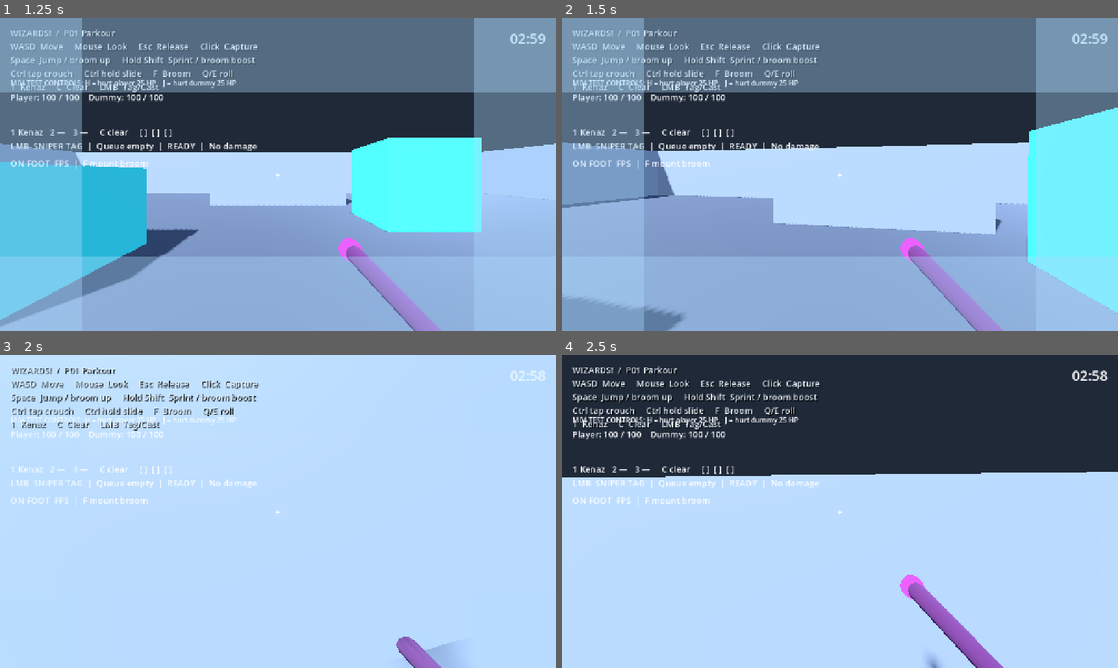
Above: before the commit, frames 1-4 (two rows, left to right).
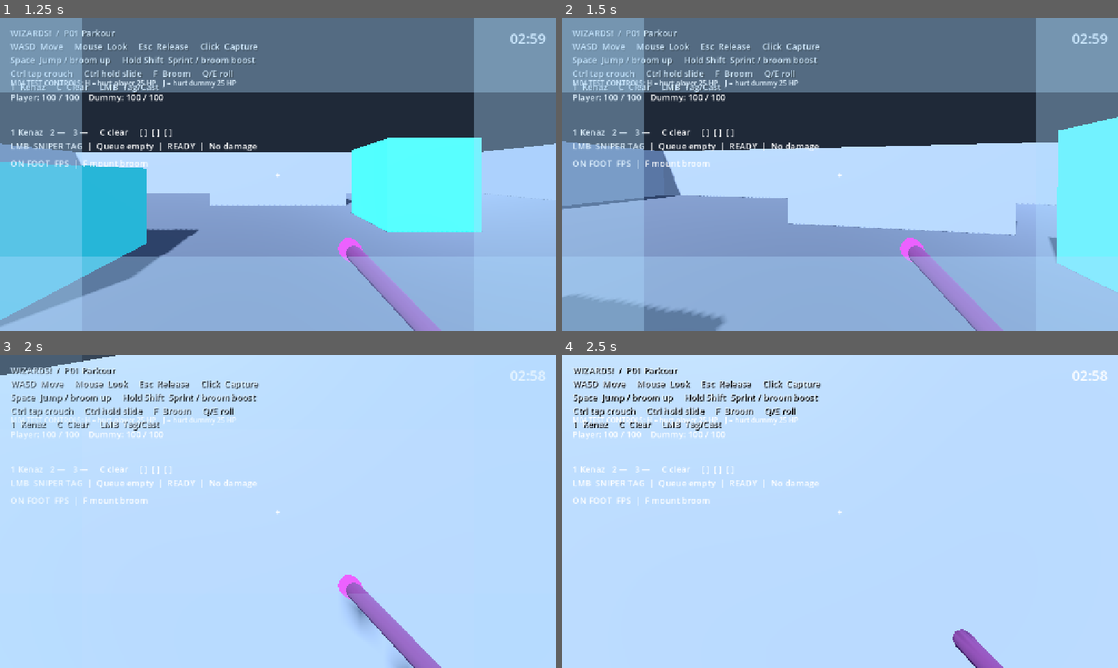
Above: after the commit, the same moments.

Repository: Addersoft/MAGICIDE-
Game: Godot game, scene res://scenes/boot/main.tscn
Two runs of this game, one before a commit and one after it. Both use one fixed random seed, a clock stepped at 60 frames per second and the inputs below.
Inputs (mouse positions are in pixels of both pictures, inside the frame that each line leads up to):
- Up to frame 1 (1.25 s): tap Enter at 0.5 s; move the mouse to (305, 174) at 0.52 s; hold W (move_forward) from 0.53 s (still down); hold Shift (sprint) from 0.53 s (still down); click (305, 174) at 0.67 s; tap Space (jump) at 0.77, 0.8, 1.07 s
- Up to frame 2 (1.5 s): keep holding W (move_forward); move the mouse to (812, 174) at 1.27 s; release Shift (sprint) at 1.28 s; tap Space (jump) at 1.35 s
- Up to frame 3 (2 s): keep holding W (move_forward); tap Space (jump) at 1.52, 1.82 s; tap Shift (sprint) at 1.55 s
- Up to frame 4 (2.5 s): keep holding W (move_forward); move the mouse to (851, 505) at 2.02 s; hold Ctrl (crouch_modifier) from 2.03 s (still down); tap Space (jump) at 2.3 s

Frame 1 is identical in both runs. In frame 2, 4.9% of the frame differs, in the area x 0-100%, y 28-100%; in frame 3, 2.1%; in frame 4, 38%, in the area x 0-100%, y 0-100%.

Commit message:
Parkour motor: Q/E lateral only, no cam barrel-roll; sprint-jump floor check

Diff:
--- a/scripts/movement/parkour_motor.gd
+++ b/scripts/movement/parkour_motor.gd
@@ -1,11 +1,11 @@
 extends Node
-## Priority: Jump (sprint/slide) > Roll (Q/E) > Slide > Ledge > Ground/Air.
+## Priority: Jump (sprint/slide) > Roll (Q/E lateral dodge) > Slide > Ledge > Ground/Air.
 @export_range(9.0, 30.0) var speed_cap: float = 24.0
 @export_range(35.0, 150.0) var ground_acceleration: float = 95.0
 @export_range(1.0, 34.0) var ground_braking: float = 28.0
 @export_range(1.0, 40.0) var air_acceleration: float = 22.0
 @export_range(0.1, 10.0) var slide_friction: float = 1.8
-@export_range(0.15, 0.6) var roll_duration: float = 0.42
+@export_range(0.15, 0.6) var roll_duration: float = 0.35
 @export_range(8.0, 22.0) var roll_speed: float = 16.0
 @export_range(0.3, 3.0) var roll_cooldown_time: float = 0.55
 
@@ -200,7 +200,7 @@
 	var wall_valid: bool = not wall.is_empty() and (wall_lock <= 0.0 or wall.normal.dot(_last_wall) < 0.5)
 
 	var jumped: bool = false
-	var can_floor_jump: bool = jump_buffer > 0.0 and (grounded or coyote > 0.0)
+	var can_floor_jump: bool = jump_buffer > 0.0 and (on_floor or coyote > 0.0 or actor.is_on_floor())
 	if can_floor_jump:
 		var was_sliding: bool = slide_time > 0.0 or actor.posture.sliding
 		vy = actor.jump_speed
@@ -219,12 +219,8 @@
 			var fwd: Vector3 = -actor.view.horizontal_basis().z
 			if not wish.is_zero_approx():
 				fwd = wish.normalized()
-			if horizontal.length() < target * 0.85:
-				horizontal = fwd * target
-			elif sprinting:
-				horizontal = horizontal.limit_length(speed_cap)
-				if horizontal.length() < actor.sprint_speed:
-					horizontal = horizontal.normalized() * actor.sprint_speed if horizontal.length() > 0.1 else fwd * actor.sprint_speed
+			if horizontal.length() < target * 0.85 or sprinting:
+				horizontal = fwd * maxf(target, horizontal.length())
 		jumped = true
 		jump_buffer = 0.0
 		coyote = 0.0
@@ -232,7 +228,7 @@
 		_jump_cut = false
 		_jump_active = true
 		if actor.posture.crouched and actor.posture.can_stand():
-			actor.posture.toggle()
+			actor.posture.set_crouched(false)
 	elif jump_buffer > 0.0 and wall_valid:
 		var along: Vector3 = horizontal.slide(wall.normal)
 		if along.length() < 3.0:
@@ -266,17 +262,13 @@
 	if roll_time > 0.0:
 		roll_time = maxf(0.0, roll_time - delta)
 		state = "ROLL"
-		var progress: float = 1.0 - (roll_time / roll_duration)
-		var roll_angle: float = progress * TAU * roll_sign
 		if actor.view.has_method("set_roll"):
-			actor.view.set_roll(roll_angle)
+			actor.view.set_roll(0.0)
 		if not wish.is_zero_approx():
 			accelerate(wish.normalized(), horizontal.length(), air_acceleration * 0.5, delta)
 		if not grounded and not jumped:
 			vy -= actor.gravity * delta
 		if roll_time <= 0.0:
-			if actor.view.has_method("set_roll"):
-				actor.view.set_roll(0.0)
 			roll_sign = 0.0
 	elif grounded and slide_time > 0.0 and not jumped:
 		slide_time = maxf(0.0, slide_time - delta)
